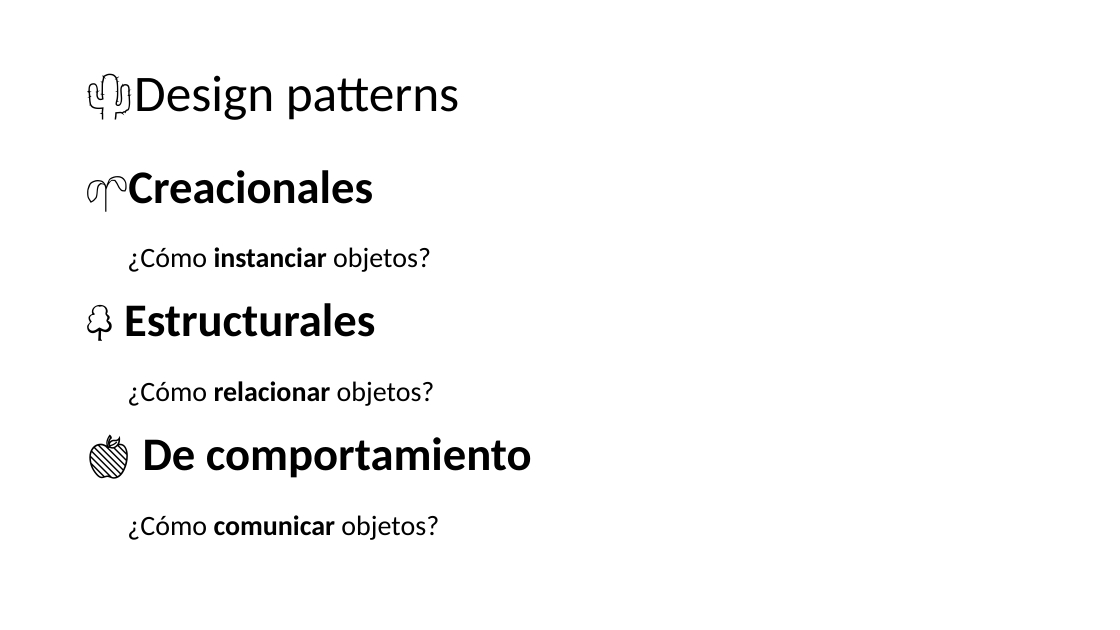
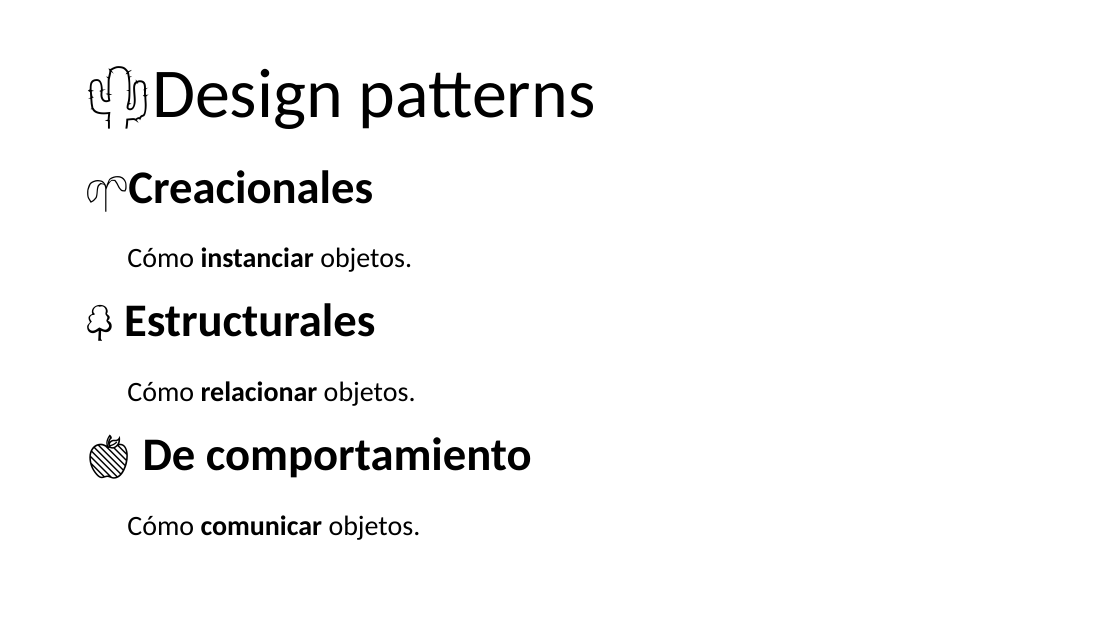
Before and after one commit to AlbertoBasalo/principles-and-patterns, a slide deck: slide 16 of docs/principles-and-practices.pptx. Drawn at 1120x630 pixels with LibreOffice and Linux fonts; fonts in the diff are those of the drawing. Boxes give left, top, right and bottom in pixels: in the first picture for what was removed or moved away, otherwise in the second. Text is boxed around its words. In the diff, an @@ line names an element or a change of style, - is before the commit and + after.

```diff
--- a/docs/principles-and-practices.pptx
+++ b/docs/principles-and-practices.pptx
@@ title "🌵Design patterns" at <box>85,66,596,129</box>: size 44 to 60 pt @@
@@ text at <box>127,247,412,272</box>: text changed @@
-  ¿Cómo instanciar objetos?
+  Cómo instanciar objetos.
@@ text at <box>127,381,416,406</box>: text changed @@
-  ¿Cómo relacionar objetos?
+  Cómo relacionar objetos.
@@ text at <box>127,515,421,540</box>: text changed @@
-  ¿Cómo comunicar objetos?
+  Cómo comunicar objetos.
```
Also in this commit, not shown: 2 other files.
